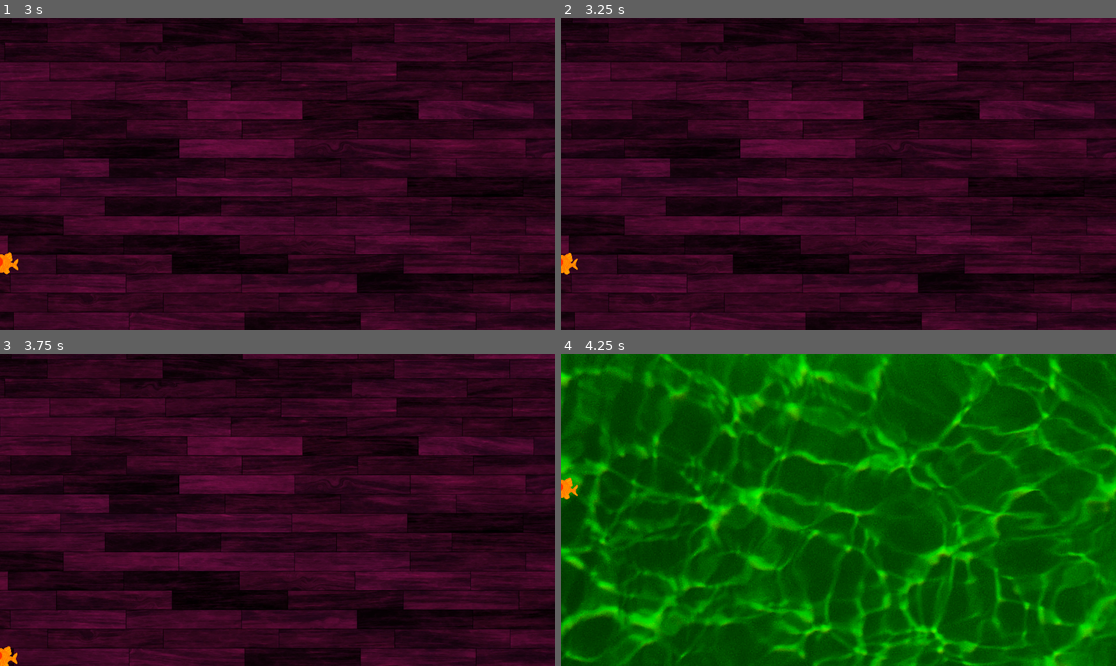
Above: before the commit, frames 1-4 (two rows, left to right).
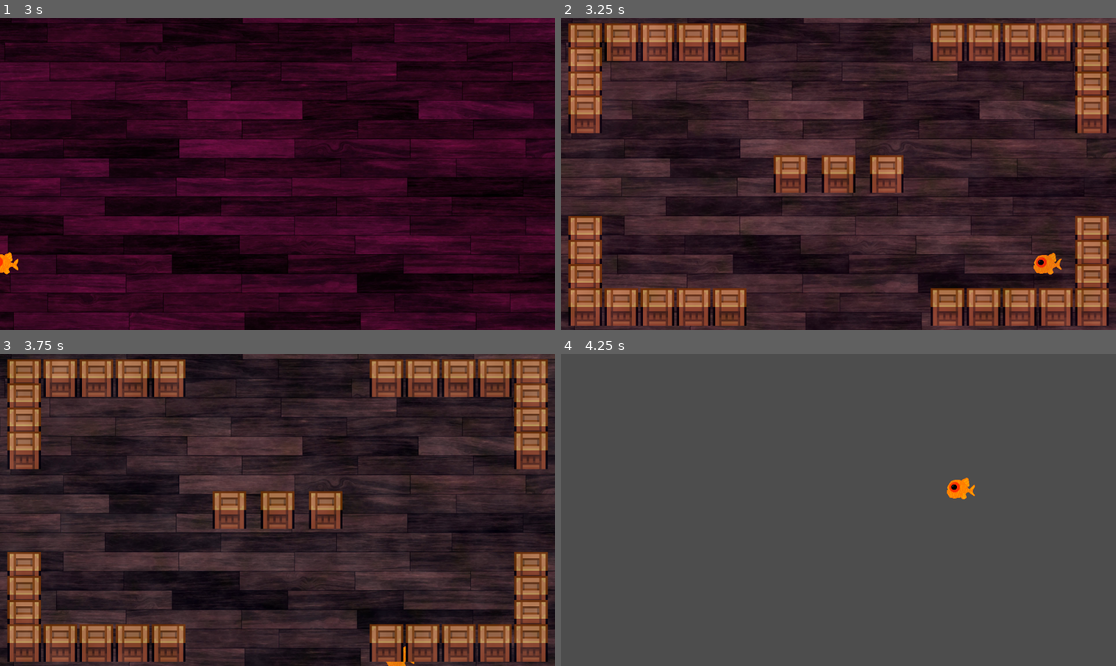
Above: after the commit, the same moments.

Repository: 3lbsofSalt/GhostFish
Game: Godot game, scene res://scenes/newRoot.tscn
The game is run twice, just before and just after one commit, with the same random seed, the same clock (stepped at 60 frames per second) and the same inputs.
Inputs:
- Up to frame 1 (3 s): tap Enter at 0.5 s; hold W (up) 0.53-2.03 s; tap Space at 0.77, 1.52 s; hold A (left) from 2.03 s (still down)
- Up to frame 2 (3.25 s): keep holding A (left); tap Space at 3.02 s
- Up to frame 3 (3.75 s): release A (left) at 3.53 s; hold S (down) from 3.53 s (still down)
- Up to frame 4 (4.25 s): keep holding S (down); tap Space at 3.77 s

Frame 1 is identical in both runs. In frame 2, 59% of the frame differs, in the area x 0-100%, y 0-100%; in frame 3, 64%; in frame 4, 100%.

Commit message:
Pause stuff

Diff:
--- a/basic_ghost.gd
+++ b/basic_ghost.gd
@@ -9,6 +9,9 @@
 func _ready() -> void:
 	pass # Replace with function body.
 
+func is_alive() -> bool:
+	return alive;
+
 func die() -> void:
 	alive = false;
 	queue_free();
@@ -17,13 +20,13 @@
 # Called every frame. 'delta' is the elapsed time since the previous frame.
 func _process(delta: float) -> void:
 	var player = get_tree().get_nodes_in_group('Fish').pick_random();
-	if alive:
+	if alive and GameState.is_running():
 		global_position = global_position.move_toward(player.global_position, delta*speed);
 
 
-
 func _on_collide(body: Node2D) -> void:
-	if body.is_in_group('Fish') and body.has_method('take_damage'):
+	print('arieostnaorist')
+	if body.is_in_group('Fish') and body.has_method('take_damage') and GameState.is_running():
 		body.take_damage();
 	else:
 		print(body.is_in_group('Fish'))
--- a/camera.gd
+++ b/camera.gd
@@ -13,6 +13,8 @@
 func _ready() -> void:
 	pass
 
+
+
 # Called every frame. 'delta' is the elapsed time since the previous frame.
 func _process(delta: float) -> void:
 	playerPosition = playerFish.getPosition();
--- /dev/null
+++ b/game_state.gd
@@ -0,0 +1,17 @@
+extends Node
+
+func is_running() -> bool:
+	var players: Array[Node] = get_tree().get_nodes_in_group('Fish');
+	var players_alive: int = 0;
+	for player in players:
+		if player.has_method('is_alive') and player.is_alive():
+			players_alive = players_alive + 1;
+
+	if players_alive > 0:
+		return true;
+	else:
+		return false;
+
+# Called when the node enters the scene tree for the first time.
+func _ready() -> void:
+	pass # Replace with function body.
--- a/player_body_2d.gd
+++ b/player_body_2d.gd
@@ -7,6 +7,10 @@
 var alive = true;
 
 func get_input():
+	if not GameState.is_running():
+		velocity.x = 0;
+		velocity.y = 0;
+		return;
 	var input_direction = Input.get_vector("left", "right", "up", "down")
 	velocity = input_direction *  SPEED
 	if (velocity.x != 0 or velocity.y != 0):
@@ -26,7 +30,11 @@
 	return position;
 
 func take_damage():
+	print('did the thing...')
 	die();
+
+func is_alive() -> bool:
+	return alive;
 
 func die():
 	alive = false;
--- a/project.godot
+++ b/project.godot
@@ -14,6 +14,10 @@
 run/main_scene="res://scenes/newRoot.tscn"
 config/features=PackedStringArray("4.3", "Mobile")
 config/icon="res://icon.svg"
+
+[autoload]
+
+GameState="*res://game_state.gd"
 
 [global_group]
 
--- a/scenes/BasicGhost.tscn
+++ b/scenes/BasicGhost.tscn
@@ -29,3 +29,5 @@
 [node name="AnimatedSprite2D" type="AnimatedSprite2D" parent="."]
 scale = Vector2(0.0180556, 0.0180556)
 sprite_frames = SubResource("SpriteFrames_i4r4u")
+
+[connection signal="body_entered" from="Area2D" to="." method="_on_collide"]
--- a/scenes/fishPlayer.tscn
+++ b/scenes/fishPlayer.tscn
@@ -83,4 +83,8 @@
 
 [node name="CollisionShape2D" type="CollisionShape2D" parent="."]
 scale = Vector2(1.2, 1.2)
+
+[node name="Area2D" type="Area2D" parent="."]
+
+[node name="FishCollision" type="CollisionShape2D" parent="Area2D"]
 shape = SubResource("RectangleShape2D_76fy2")
--- a/scenes/newRoot.tscn
+++ b/scenes/newRoot.tscn
@@ -5,6 +5,19 @@
 [ext_resource type="Script" path="res://camera.gd" id="3_nlxba"]
 [ext_resource type="PackedScene" uid="uid://coo751sus8061" path="res://scenes/crate.tscn" id="5_5xgfe"]
 [ext_resource type="PackedScene" uid="uid://cet3kt5o404rf" path="res://scenes/map.tscn" id="5_8sjng"]
+[ext_resource type="Shader" path="res://fog.gdshader" id="6_lqlxa"]
+
+[sub_resource type="ShaderMaterial" id="ShaderMaterial_1w3k2"]
+shader = ExtResource("6_lqlxa")
+shader_parameter/speed = Vector2(0.1, 0.1)
+
+[sub_resource type="FastNoiseLite" id="FastNoiseLite_a2t0p"]
+
+[sub_resource type="NoiseTexture2D" id="NoiseTexture2D_vpifj"]
+width = 1152
+height = 648
+seamless = true
+noise = SubResource("FastNoiseLite_a2t0p")
 
 [node name="NewRoot" type="Node2D"]
 
@@ -14,6 +27,7 @@
 [node name="BasicGhost" parent="." instance=ExtResource("2_avy68")]
 
 [node name="Camera" type="Camera2D" parent="."]
+unique_name_in_owner = true
 position = Vector2(3456, 5184)
 anchor_mode = 0
 script = ExtResource("3_nlxba")
